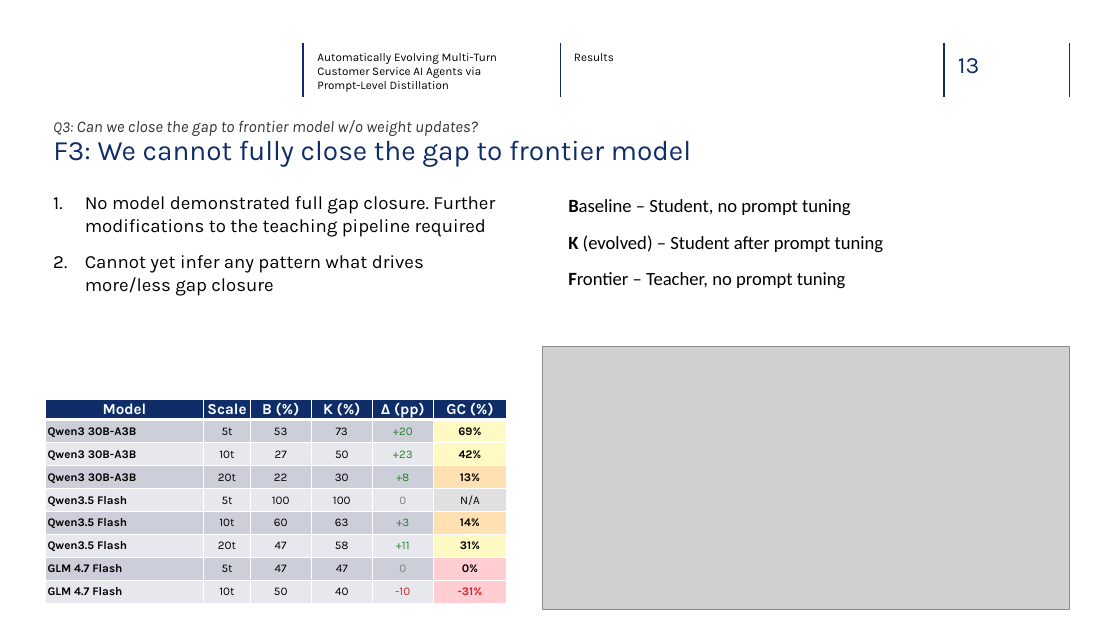
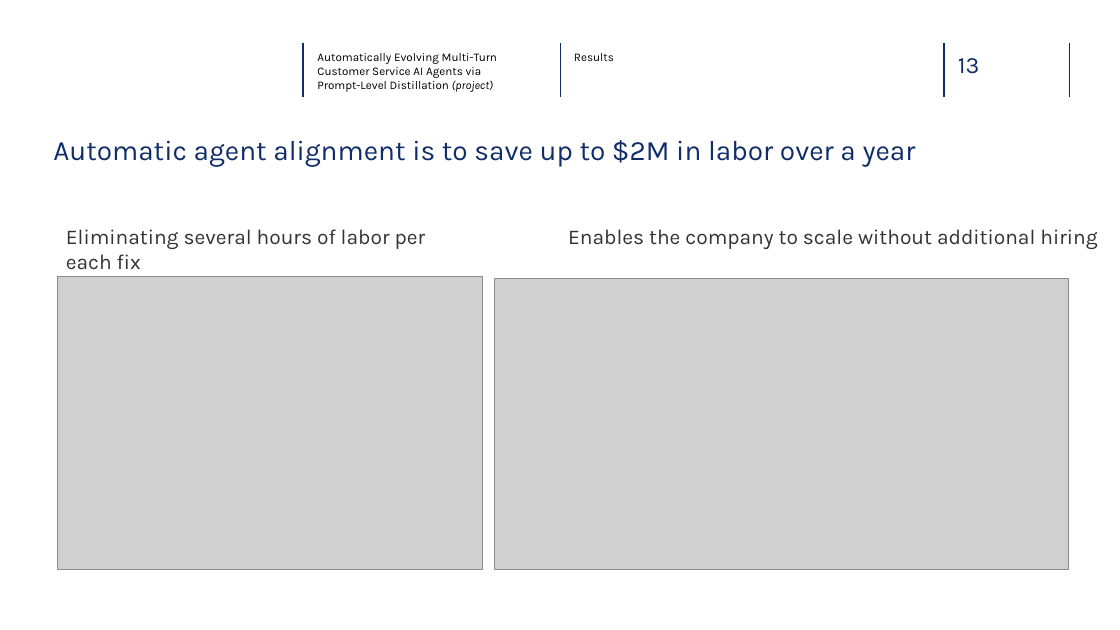
Before and after one commit to glebdementev/tau-evo, a slide deck: slide 14 of slides/defense.pptx. Drawn at 1120x630 pixels with LibreOffice and Linux fonts; fonts in the diff are those of the drawing; grey boxes stand for pictures; background and template pictures are left out. Boxes give left, top, right and bottom in pixels: in the first picture for what was removed or moved away, otherwise in the second. Text is boxed around its words. In the diff, an @@ line names an element or a change of style, - is before the commit and + after.

```diff
--- a/slides/defense.pptx
+++ b/slides/defense.pptx
@@ text at <box>317,53,497,92</box>: text changed @@
-Automatically Evolving Multi-Turn
-Customer Service AI Agents via Prompt-Level Distillation
+Automatically Evolving Multi-Turn
+Customer Service AI Agents via Prompt-Level Distillation (project)
@@ text at <box>53,140,916,167</box>: text changed @@
-F3: We cannot fully close the gap to frontier model
+Automatic agent alignment is to save up to $2M in labor over a year
@@ text removed at <box>53,120,478,136</box> @@
-Q3: Can we close the gap to frontier model w/o weight updates?
@@ text removed at <box>85,196,495,296</box> @@
-1. No model demonstrated full gap closure. Further modifications to the teaching pipeline required
-2. Cannot yet infer any pattern what drives more/less gap closure
@@ text removed at <box>568,199,884,289</box> @@
-Baseline – Student, no prompt tuning
-K (evolved) – Student after prompt tuning
-Frontier – Teacher, no prompt tuning
@@ text added at <box>66,229,426,270</box>, 18 pt, text #333333 @@
+Eliminating several hours of labor per each fix
@@ text added at <box>568,229,1097,249</box>, 18 pt, text #333333 @@
+Enables the company to scale without additional hiring
@@ picture added at <box>58,276,483,570</box> @@
@@ picture: place and size @@
-picture at <box>542,346,1070,609</box>
+picture at <box>494,279,1069,570</box>
@@ table removed at <box>45,400,507,604</box>, 9 rows, 6 columns @@
-Model | Scale | B (%) | K (%) | Δ (pp) | GC (%)
-Qwen3 30B-A3B | 5t | 53 | 73 | +20 | 69%
-Qwen3 30B-A3B | 10t | 27 | 50 | +23 | 42%
-Qwen3 30B-A3B | 20t | 22 | 30 | +8 | 13%
-Qwen3.5 Flash | 5t | 100 | 100 | 0 | N/A
-Qwen3.5 Flash | 10t | 60 | 63 | +3 | 14%
-Qwen3.5 Flash | 20t | 47 | 58 | +11 | 31%
-GLM 4.7 Flash | 5t | 47 | 47 | 0 | 0%
-GLM 4.7 Flash | 10t | 50 | 40 | -10 | -31%
```
Also in this commit, not shown: 13 other slides changed, 2 slides added, 2 slides removed, 19 other files.
